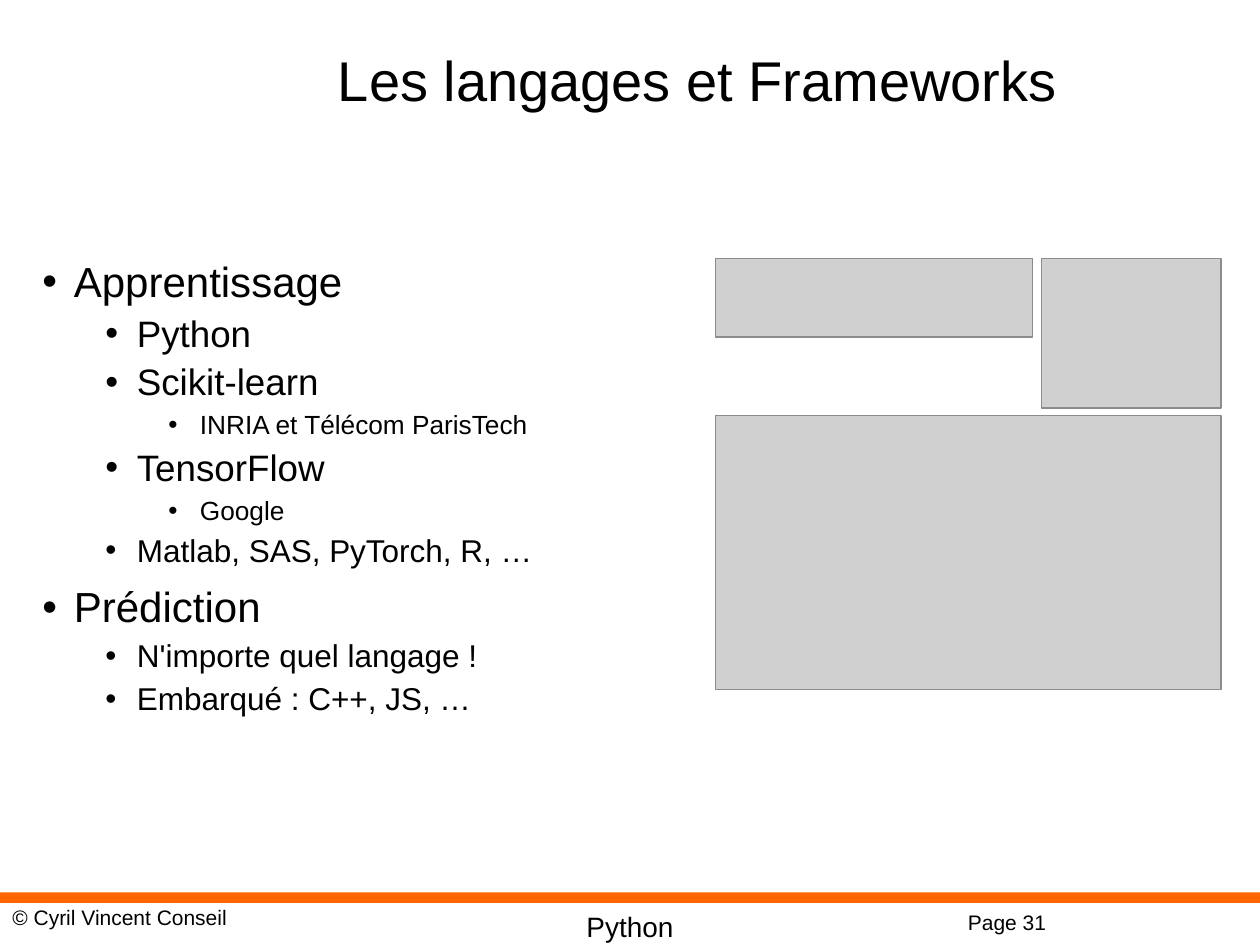
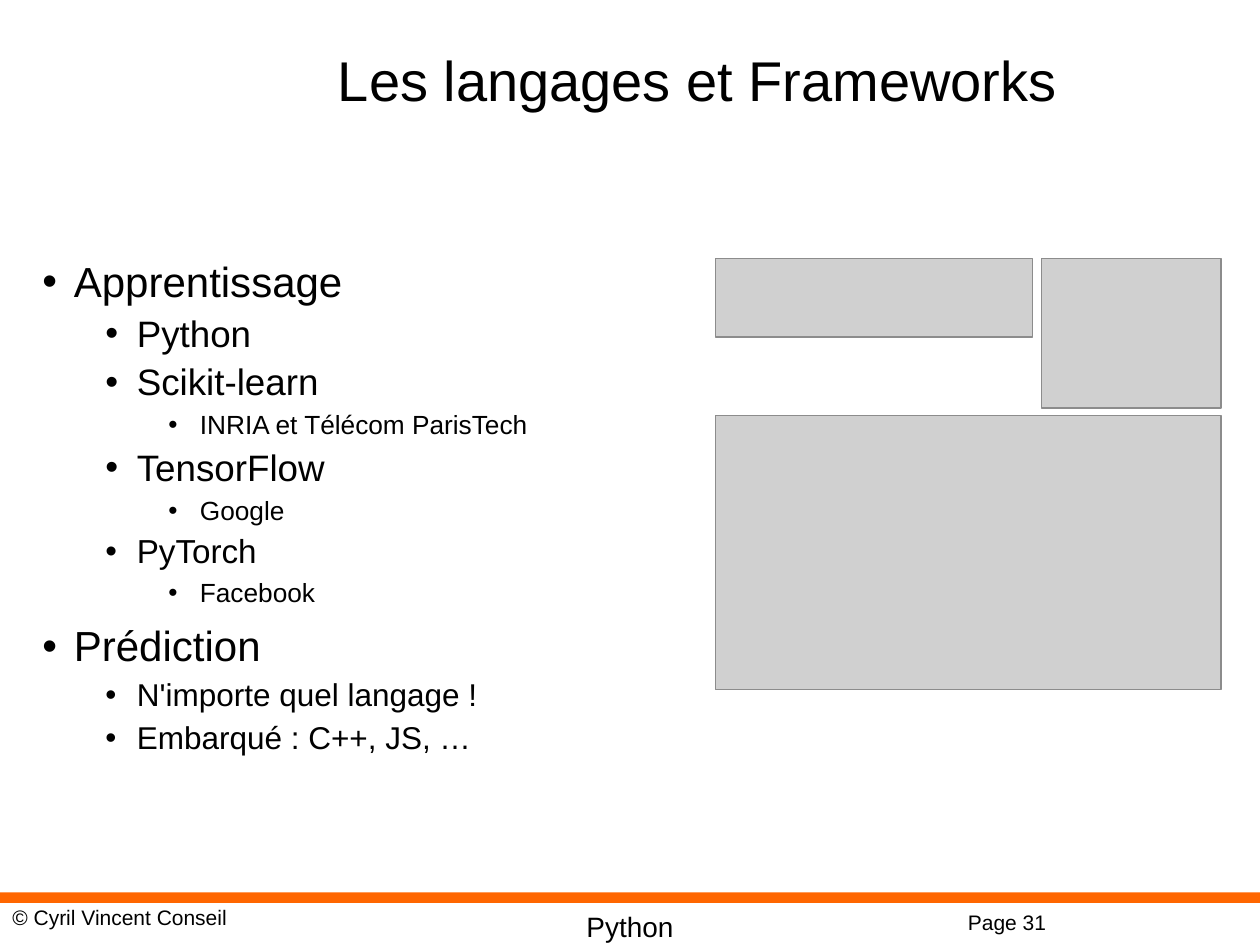
Before and after one commit to cyrilvincent/ML, a slide deck: slide 31 of PPT/MachineLearning01-Intro.pptx. Drawn at 1260x945 pixels with LibreOffice and Linux fonts; fonts in the diff are those of the drawing; grey boxes stand for pictures; background and template pictures are left out. Boxes give left, top, right and bottom in pixels: in the first picture for what was removed or moved away, otherwise in the second. Text is boxed around its words. In the diff, an @@ line names an element or a change of style, - is before the commit and + after.

```diff
--- a/PPT/MachineLearning01-Intro.pptx
+++ b/PPT/MachineLearning01-Intro.pptx
@@ text at bbox=[137, 539, 315, 603]: text changed; size 18 to 15 pt @@
-  • Matlab, SAS, PyTorch, R, …
+  • PyTorch
+    • Facebook
```
Also in this commit, not shown: 1 other file.
